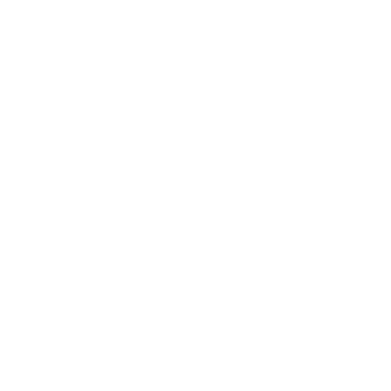
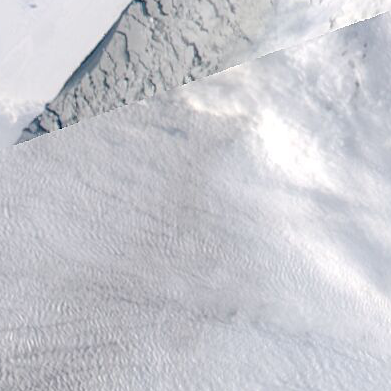
Two versions of the same layered image (391x391). Layer-by-layer changes:
added layer "145_beaufort_sea_100km_20220302.aqua.truecolor.250m" above "landfast ice" over [0, 0, 391, 391]
